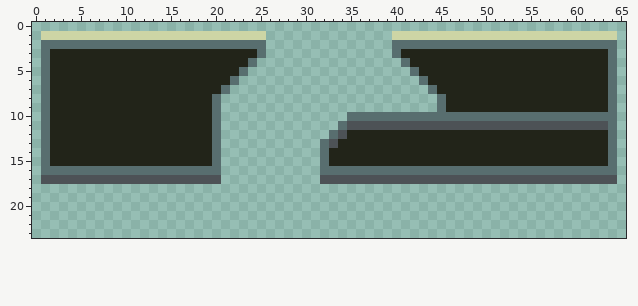
One commit to this pixel-art file: Assets/Sprites/UI/BattleFrame.aseprite. The picture above is the old version.
66x24 pixels, 1 frame.
The same view after the edit:
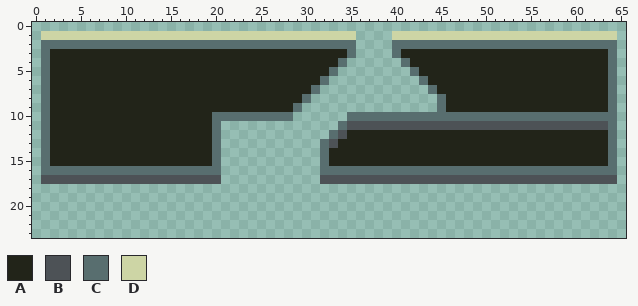
Palette (. is transparent): A #222419  B #4d5256  C #586e6f  D #cdd5a5
The edit:
Changed rows in their new state; - is an unchanged pixel.
first column x 20:
 1 ------DDDDDDDDDD
 2 ------CCCCCCCCCC
 3 -----AAAAAAAAAAC
 4 ----AAAAAAAAAAC-
 5 ---AAAAAAAAAAC--
 6 --AAAAAAAAAAC---
 7 -AAAAAAAAAAC----
 8 AAAAAAAAAAC-----
 9 AAAAAAAAAC------
10 -CCCCCCCC-------
Changed places in both pictures, as pixel boxes (x1, y1, x2, y2):
changed: (212, 31, 356, 121)
